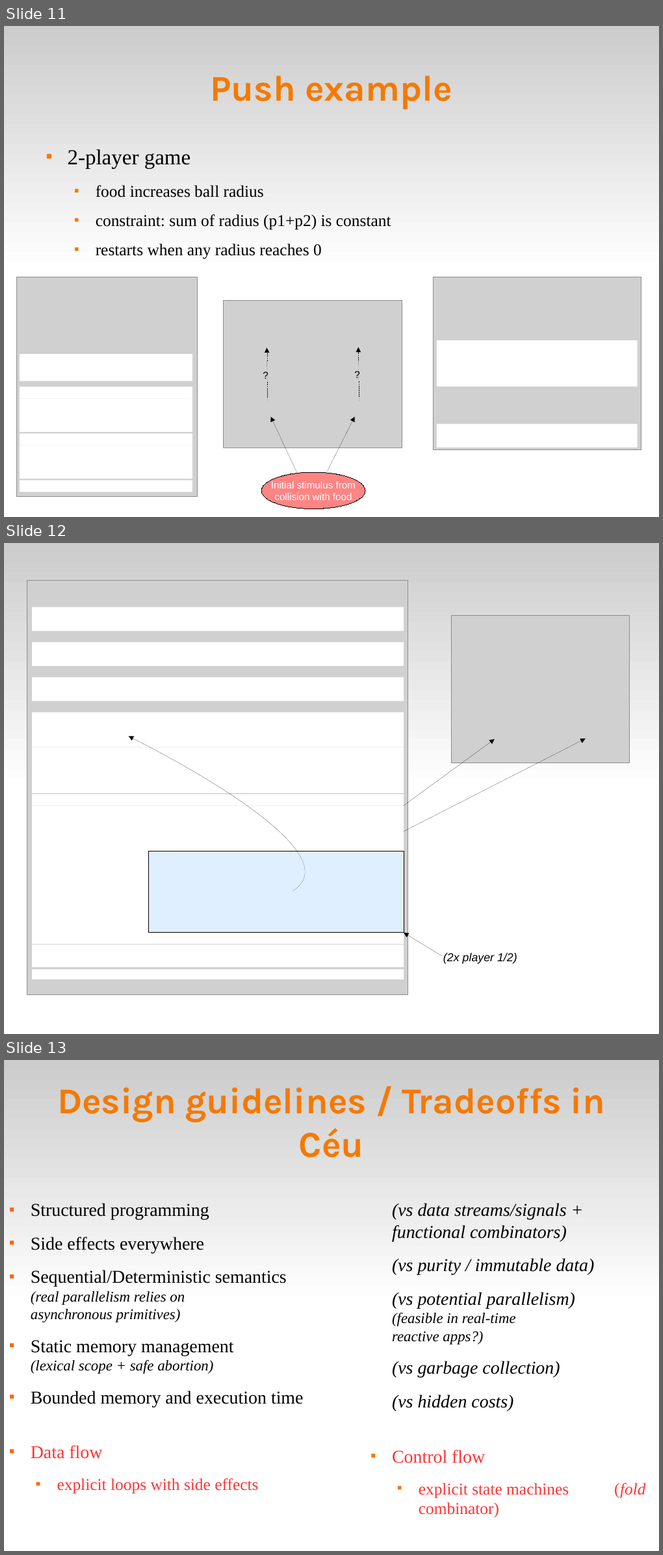
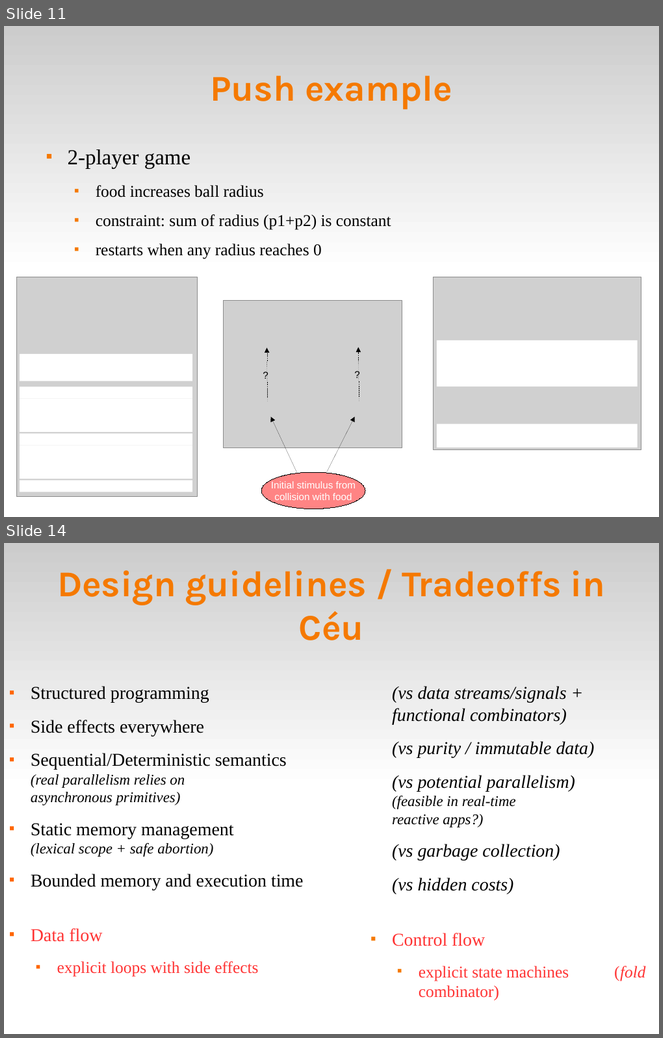
Before and after one commit to fsantanna-no/ceu-docs, a slide deck: ceu_curryon.odp. Shown one above the other, each under a label of ours: slides 11, 12 and 13 before the commit, slides 11 and 14 after it; the slides between them are not shown. The pictures are 663x1555 and 663x1038 pixels, drawn with LibreOffice and Linux fonts; fonts in the diff are those of the drawing; grey boxes stand for pictures. Boxes give left, top, right and bottom in pixels: in the first picture for what was removed or moved away, otherwise in the second. Text is boxed around its words. In the diff, an @@ line names an element or a change of style, - is before the commit and + after.

```diff
--- a/ceu_curryon.odp
+++ b/ceu_curryon.odp
@@ slide 12 removed at [4,543,659,1034], background #FFFFFF; not listed: 1 template element that a slide beside it also shows @@
@@ picture removed at [27,581,408,995] @@
@@ rectangle removed at [32,607,404,631] @@
@@ picture removed at [452,616,630,763] @@
@@ rectangle removed at [32,642,404,666] @@
@@ rectangle removed at [32,678,404,701] @@
@@ rectangle removed at [32,713,404,736] @@
@@ rectangle removed at [32,736,404,748] @@
@@ freeform shape removed at [129,736,304,891] @@
@@ rectangle removed at [32,748,404,793] @@
@@ arrow removed from (286, 891) to (495, 739) @@
@@ arrow removed from (286, 891) to (586, 739) @@
@@ rectangle removed at [32,795,404,806] @@
@@ rectangle removed at [32,806,404,831] @@
@@ rectangle removed at [32,828,404,853] @@
@@ rectangle removed at [32,852,404,933] @@
@@ rectangle removed at [148,852,404,933] @@
@@ rectangle removed at [32,945,404,956] @@
@@ rectangle removed at [32,933,404,944] @@
@@ arrow removed from (442, 956) to (404, 933) @@
@@ rectangle removed at [32,970,404,980] @@
@@ rectangle removed at [32,956,404,968] @@
@@ text removed at [443,953,518,964] @@
-(2x player 1/2)
@@ what was slide 13 is now slide 14 @@
```
Also in this commit, not shown: 2 slides changed, 1 slide added, 2 other files.
